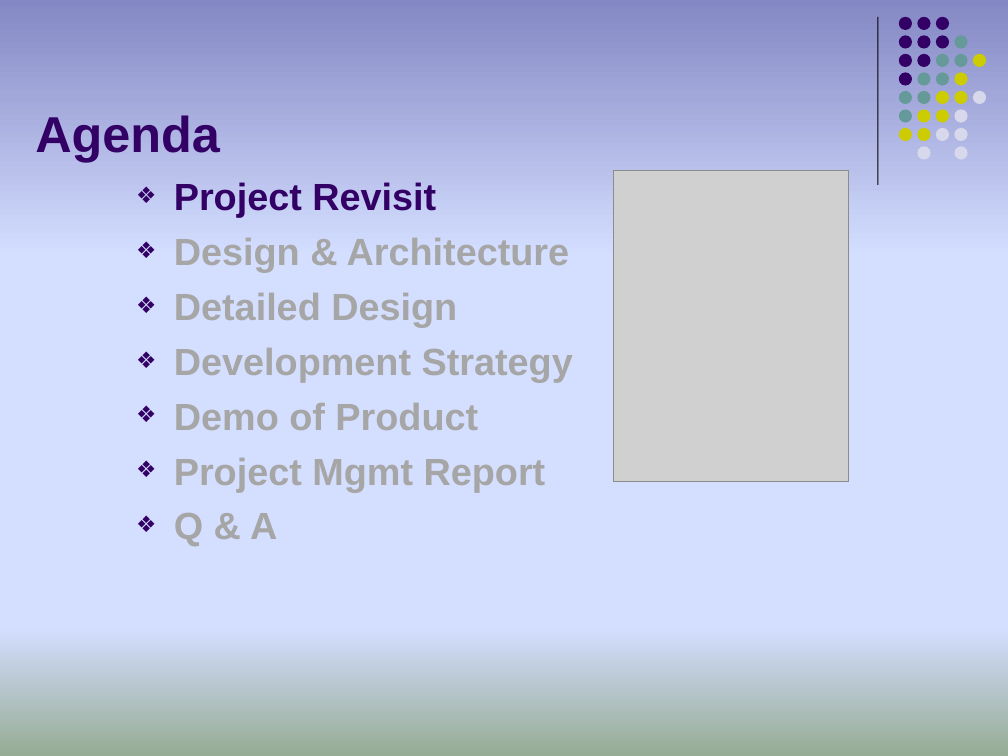
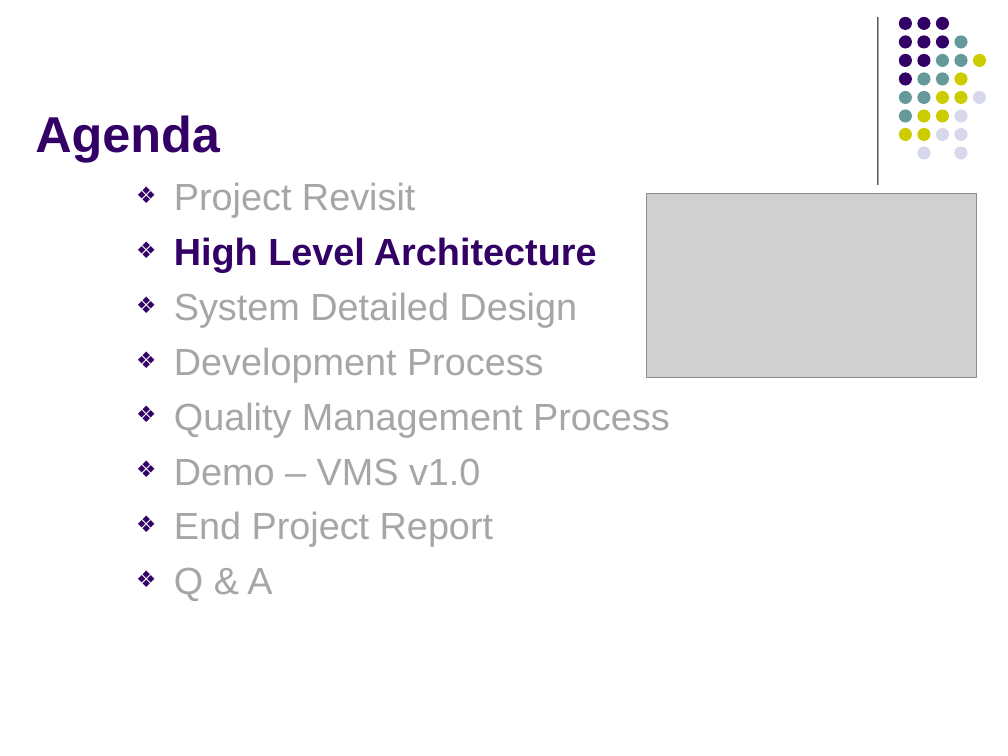
Before and after one commit to imireasa/mtech-se18-t08s, a slide deck: slide 4 of docs/W-9 Working Document/W-9.3 Presentation Slides/Phase 3/vms_presentation_3_v0.1.pptx. Drawn at 1008x756 pixels with LibreOffice and Linux fonts; fonts in the diff are those of the drawing; grey boxes stand for pictures. Boxes give left, top, right and bottom in pixels: in the first picture for what was removed or moved away, otherwise in the second. Text is boxed around its words. In the diff, an @@ line names an element or a change of style, - is before the commit and + after.

```diff
--- a/docs/W-9 Working Document/W-9.3 Presentation Slides/Phase 3/vms_presentation_3_v0.1.pptx
+++ b/docs/W-9 Working Document/W-9.3 Presentation Slides/Phase 3/vms_presentation_3_v0.1.pptx
@@ background gradient #8488C4 to #D4DEFF to #96AB94 to #FFFFFF @@
@@ picture removed at bbox=[613, 170, 849, 481] @@
@@ text at bbox=[174, 183, 415, 601]: text colour #330066 to #A6A6A6 in "Project Revisit"; bold off in "Project Revisit", "Q & A" @@
@@ picture added at bbox=[647, 194, 977, 378] @@
@@ text at bbox=[174, 237, 670, 547]: text changed; bold off @@
-❖ Design & Architecture
-❖ Detailed Design
-❖ Development Strategy
-❖ Demo of Product
-❖ Project Mgmt Report
+❖ High Level Architecture
+❖ System Detailed Design
+❖ Development Process
+❖ Quality Management Process
+❖ Demo – VMS v1.0
+❖ End Project Report
```
Also in this commit, not shown: 9 other slides changed, 17 slides added, 20 slides removed.
